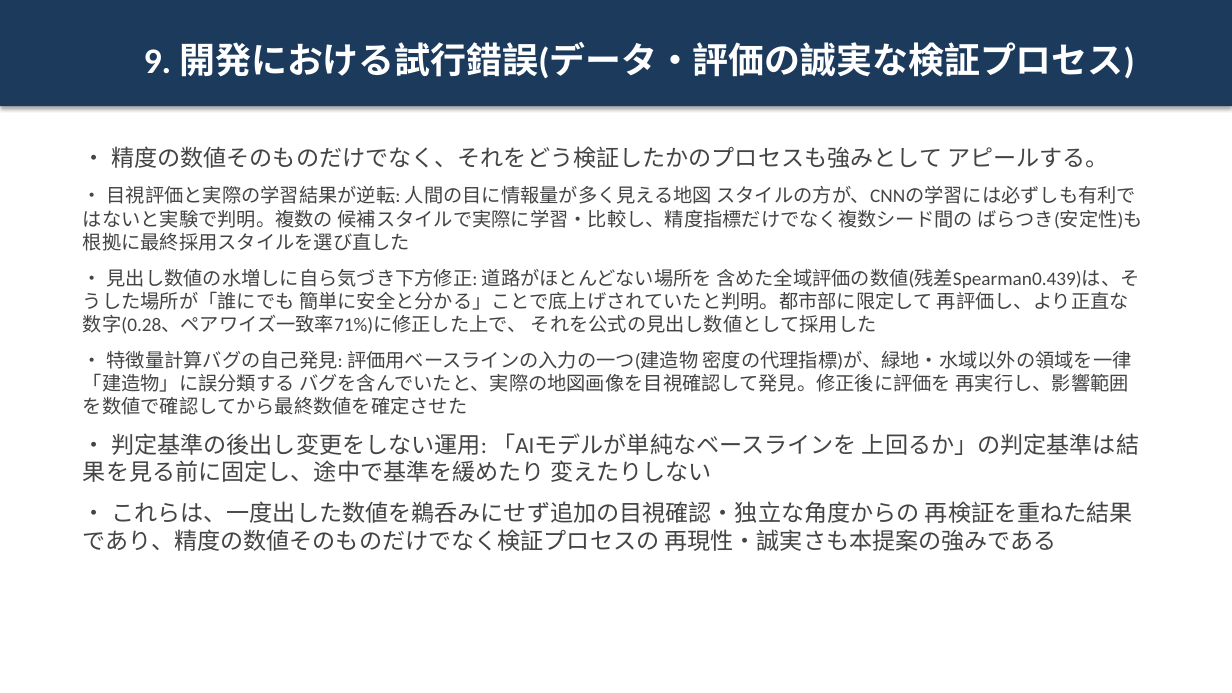
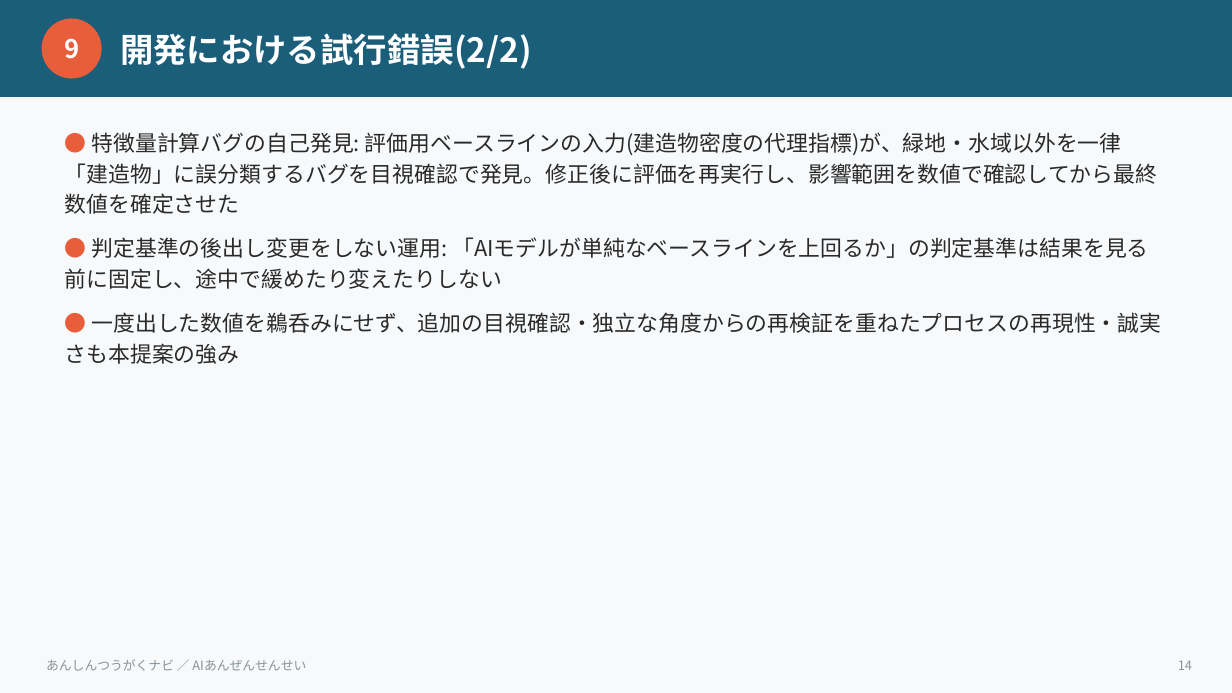
Before and after one commit to niikun/tsugaku-navi, a slide deck: slide 14 of HACKATHON_SLIDES.pptx (slide 10 before the commit). Drawn at 1232x693 pixels with LibreOffice and Linux fonts; fonts in the diff are those of the drawing. Boxes give left, top, right and bottom in pixels: in the first picture for what was removed or moved away, otherwise in the second. Text is boxed around its words. In the diff, an @@ line names an element or a change of style, - is before the commit and + after.

```diff
--- a/HACKATHON_SLIDES.pptx
+++ b/HACKATHON_SLIDES.pptx
@@ rectangle: place and size @@
-rectangle at (0, 0, 1232, 106)
+rectangle at (0, 0, 1232, 97)
@@ rectangle at (0, 0, 1232, 97): fill #1B3A5C to #1B5E7A; shadow off @@
@@ rectangle added at (0, 0, 1232, 693), fill #F7F9FB @@
@@ ellipse added at (42, 18, 102, 79), fill #E85D3A, 20 pt, text #FFFFFF, bold @@
+9
@@ text added at (120, 33, 532, 69), 26 pt, text #FFFFFF, bold @@
+開発における試行錯誤(2/2)
@@ text in rectangle at (144, 42, 1134, 79): text removed @@
-9. 開発における試行錯誤(データ・評価の誠実な検証プロセス)
@@ text at (65, 132, 1161, 364): text changed; size 15 to 17 pt; font Calibri to Noto Sans CJK JP; text colour #444444 to #2A2A2A @@
-• 精度の数値そのものだけでなく、それをどう検証したかのプロセスも強みとして アピールする。
-• 目視評価と実際の学習結果が逆転: 人間の目に情報量が多く見える地図 スタイルの方が、CNNの学習には必ずしも有利ではないと実験で判明。複数の 候補スタイルで実際に学習・比較し、精度指標だけでなく複数シード間の ばらつき(安定性)も根拠に最終採用スタイルを選び直した
-• 見出し数値の水増しに自ら気づき下方修正: 道路がほとんどない場所を 含めた全域評価の数値(残差Spearman0.439)は、そうした場所が「誰にでも 簡単に安全と分かる」ことで底上げされていたと判明。都市部に限定して 再評価し、より正直な数字(0.28、ペアワイズ一致率71%)に修正した上で、 それを公式の見出し数値として採用した
-• 特徴量計算バグの自己発見: 評価用ベースラインの入力の一つ(建造物 密度の代理指標)が、緑地・水域以外の領域を一律「建造物」に誤分類する バグを含んでいたと、実際の地図画像を目視確認して発見。修正後に評価を 再実行し、影響範囲を数値で確認してから最終数値を確定させた
-• 判定基準の後出し変更をしない運用: 「AIモデルが単純なベースラインを 上回るか」の判定基準は結果を見る前に固定し、途中で基準を緩めたり 変えたりしない
-• これらは、一度出した数値を鵜呑みにせず追加の目視確認・独立な角度からの 再検証を重ねた結果であり、精度の数値そのものだけでなく検証プロセスの 再現性・誠実さも本提案の強みである
+● 特徴量計算バグの自己発見: 評価用ベースラインの入力(建造物密度の代理指標)が、緑地・水域以外を一律「建造物」に誤分類するバグを目視確認で発見。修正後に評価を再実行し、影響範囲を数値で確認してから最終数値を確定させた
+● 判定基準の後出し変更をしない運用: 「AIモデルが単純なベースラインを上回るか」の判定基準は結果を見る前に固定し、途中で緩めたり変えたりしない
+● 一度出した数値を鵜呑みにせず、追加の目視確認・独立な角度からの再検証を重ねたプロセスの再現性・誠実さも本提案の強み
@@ text added at (46, 659, 306, 671), 10 pt, text #8A9399 @@
+あんしんつうがくナビ ／ AIあんぜんせんせい
@@ text added at (1178, 660, 1192, 670), 10 pt, text #8A9399 @@
+14
```
Also in this commit, not shown: 12 other slides changed, 4 slides added, 2 other files.
